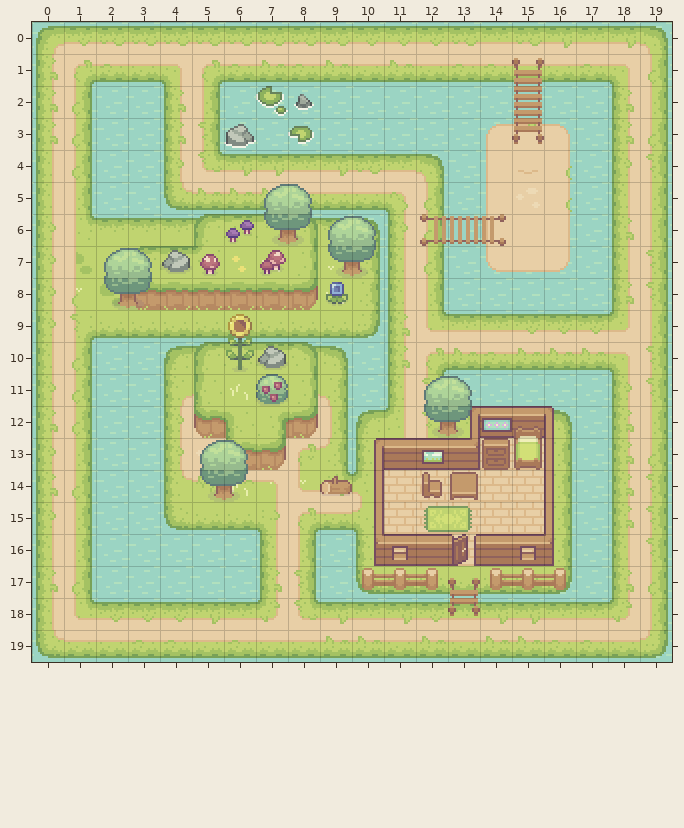
Tiled map: TinyRpg/data/maps/levels/level1.tmx. Above is the file before it was changed.
Cells are 16x16 px. Shown: x 0..19, y 0..19.
The result:
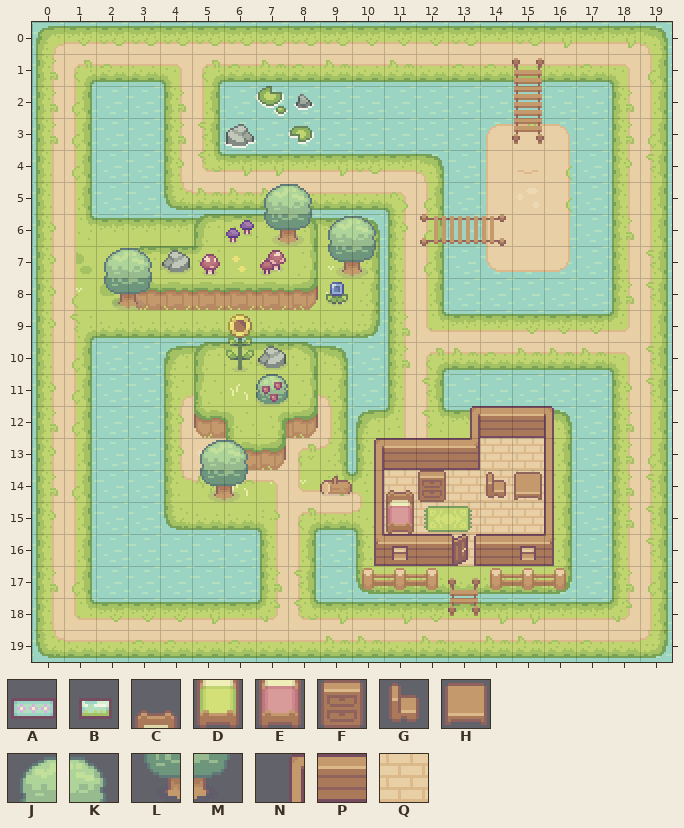
Key: from "Basic_Furniture": A 0, B 1, C 9, D 18, E 20, F 21, G 22, H 30; from "Basic_Grass": J 1, K 2, L 10, M 11; from "Wooden_House_Walls": N 0, P 1, Q 6.
_ is an empty cell.
Tiles of an added or newly shown layer are drawn over the layers below it.
Change:
Layer "Hill and Bridge":
Tile Q now appears in row 13 at x 14; in row 14 at x 12 to 14.
Layer "House and Bridge" (removed):
Tile N is gone in row 12 at x 13.
Tile P is gone in row 12 at x 14 to 15; in row 13 at x 12.
Tile Q is gone in row 13 at x 14 to 15; in row 14 at x 11 to 15; in row 15 at x 11.
Layer "Furniture and Plant" (removed):
Tile A is gone in row 12 at x 14.
Tile B is gone in row 13 at x 12.
Tile C is gone in row 12 at x 15.
Tile D is gone in row 13 at x 15.
Tile F is gone in row 13 at x 14.
Tile G is gone in row 14 at x 12.
Tile H is gone in row 14 at x 13.
Tile J is gone in row 11 at x 12.
Tile K is gone in row 11 at x 13.
Tile L is gone in row 12 at x 12.
Tile M is gone in row 12 at x 13.
Layer "House and Tree" (added):
Tile C now appears in row 14 at x 11.
Tile E now appears in row 15 at x 11.
Tile F now appears in row 14 at x 12.
Tile G now appears in row 14 at x 14.
Tile H now appears in row 14 at x 15.
Tile N now appears in row 12 at x 13.
Tile P now appears in row 12 at x 14 to 15; in row 13 at x 12.
Where, in picture pixels (left, top, right, bottom), the same in both pictures:
changed: (386, 376, 542, 534)
